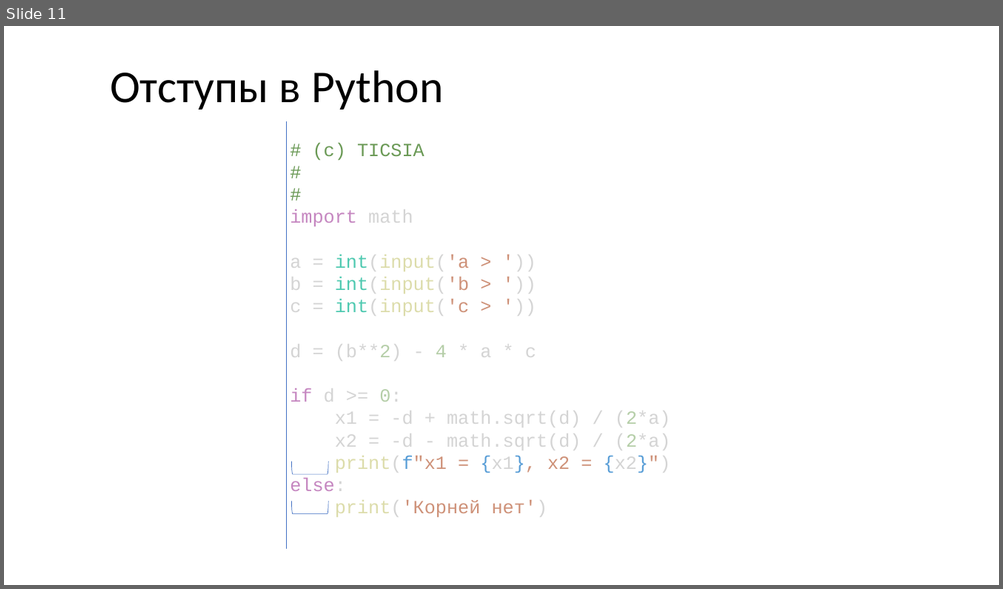
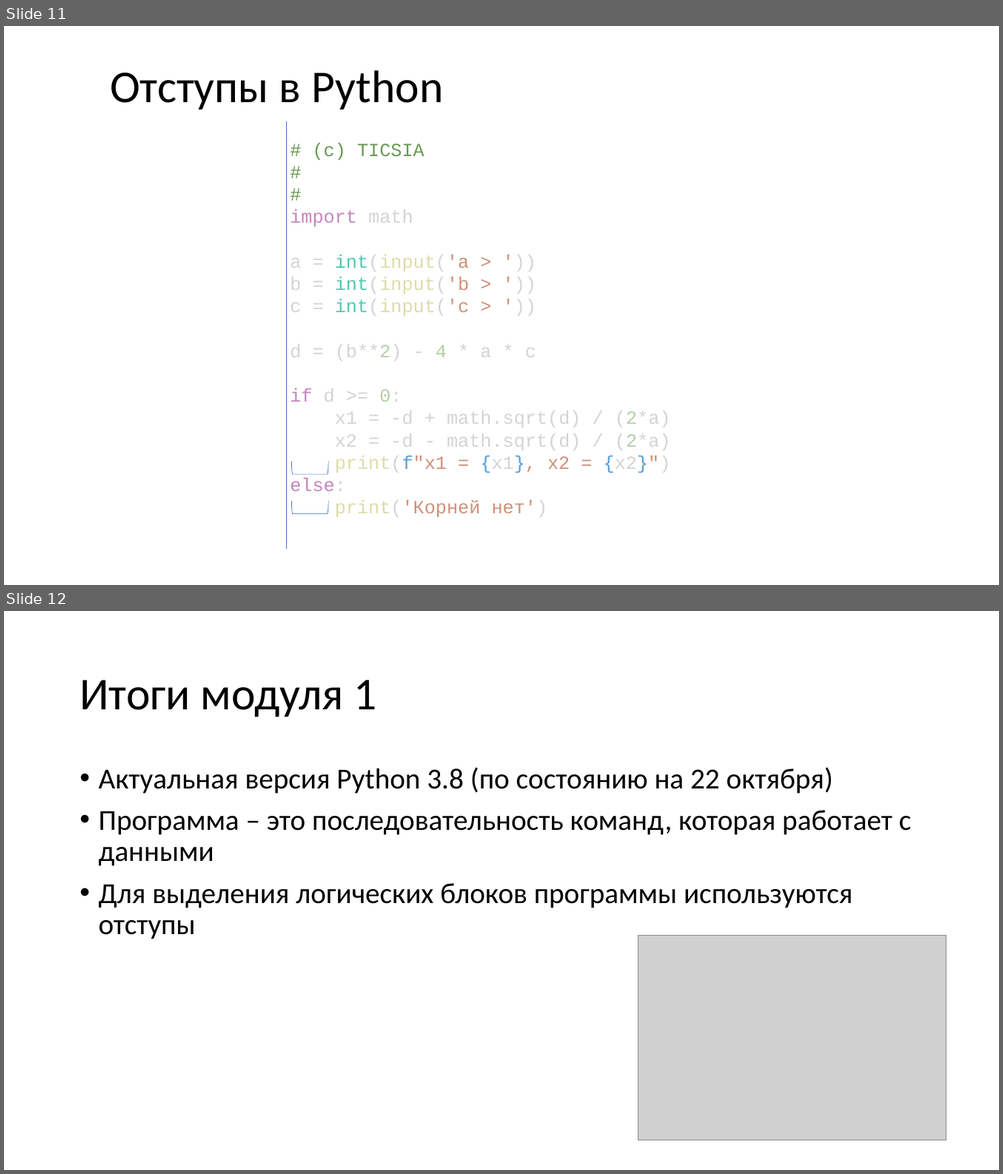
Before and after one commit to paveltsytovich/telegram-course, a slide deck: Presentation/Основы алгоритмизации и программирования.pptx. Shown one above the other, each under a label of ours: slide 11 before the commit, slides 11 and 12 after it. The pictures are 1003x589 and 1003x1174 pixels, drawn with LibreOffice and Linux fonts; fonts in the diff are those of the drawing; grey boxes stand for pictures. Boxes give left, top, right and bottom in pixels: in the first picture for what was removed or moved away, otherwise in the second. Text is boxed around its words. In the diff, an @@ line names an element or a change of style, - is before the commit and + after.

Commit message:
Добавлены итоги к первому модулю

```diff
--- a/Presentation/Основы алгоритмизации и программирования.pptx
+++ b/Presentation/Основы алгоритмизации и программирования.pptx
@@ slide 12 added at box(4, 611, 999, 1170), background #FFFFFF @@
@@ title added at box(79, 680, 377, 717), 44 pt, text #000000 @@
+Итоги модуля 1
@@ text added at box(99, 767, 911, 940), 28 pt, text #000000 @@
+• Актуальная версия Python 3.8 (по состоянию на 22 октября)
+• Программа – это последовательность команд, которая работает с данными
+• Для выделения логических блоков программы используются отступы
@@ picture added at box(638, 936, 946, 1141) @@
```
Also in this commit, not shown: 1 other slide added.
